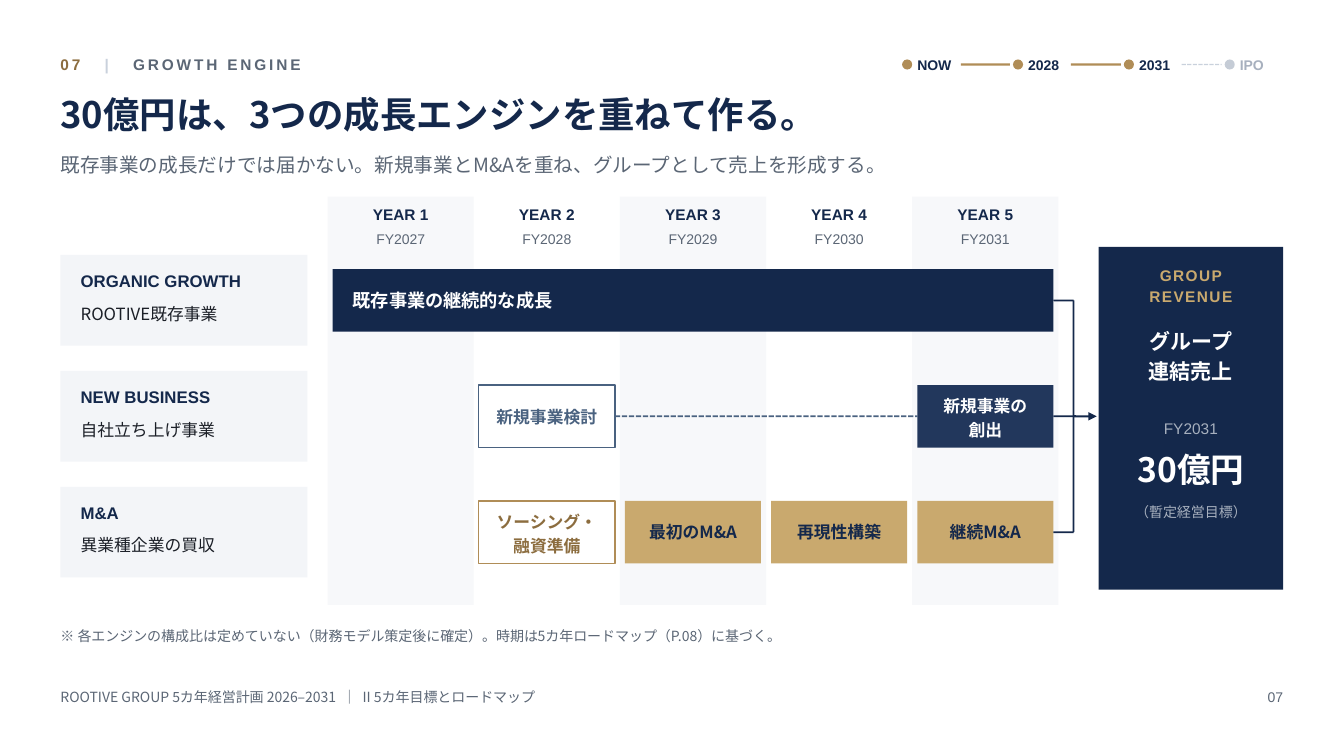
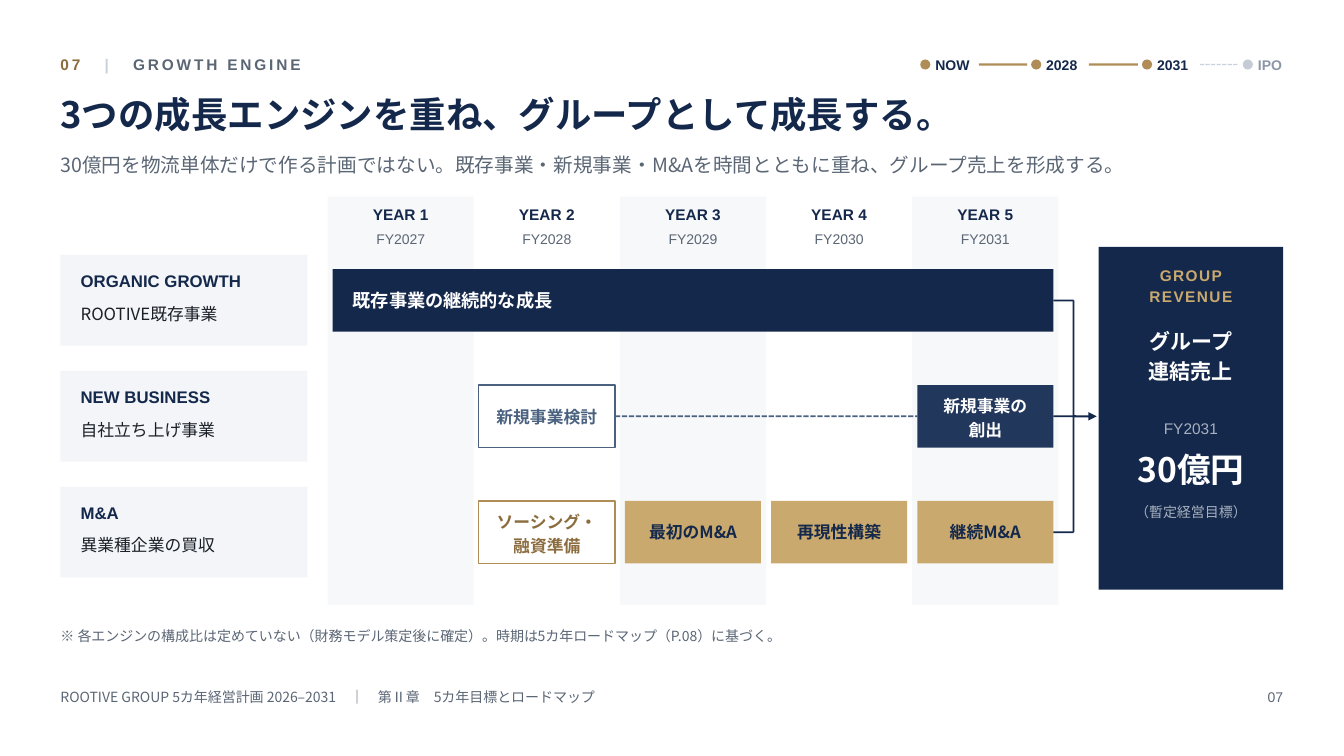
Before and after one commit to rootivebiz-create/ROOTIVE, a slide deck: slide 7 of docs/management-plan/ROOTIVE_GROUP_5year_plan_2026-2031.pptx. Drawn at 1344x756 pixels with LibreOffice and Linux fonts; fonts in the diff are those of the drawing. Boxes give left, top, right and bottom in pixels: in the first picture for what was removed or moved away, otherwise in the second. Text is boxed around its words. In the diff, an @@ line names an element or a change of style, - is before the commit and + after.

```diff
--- a/docs/management-plan/ROOTIVE_GROUP_5year_plan_2026-2031.pptx
+++ b/docs/management-plan/ROOTIVE_GROUP_5year_plan_2026-2031.pptx
@@ text "IPO": place and size @@
-text "IPO" at [1240, 60, 1264, 70]
+text "IPO" at [1258, 60, 1282, 70]
@@ text "IPO" at [1258, 60, 1282, 70]: text colour #A7B0BE to #8C96A6 @@
@@ 4 ellipses, 3 texts, 3 lines: place and size @@
-4 ellipses, 3 texts, 3 lines at [902, 59, 1235, 70]
+4 ellipses, 3 texts, 3 lines at [921, 59, 1253, 70]
@@ text at [60, 96, 952, 132]: text changed @@
-30億円は、3つの成長エンジンを重ねて作る。
+3つの成長エンジンを重ね、グループとして成長する。
@@ text at [60, 155, 1124, 174]: text changed @@
-既存事業の成長だけでは届かない。新規事業とM&Aを重ね、グループとして売上を形成する。
+30億円を物流単体だけで作る計画ではない。既存事業・新規事業・M&Aを時間とともに重ね、グループ売上を形成する。
@@ text at [60, 690, 595, 703]: text changed @@
-ROOTIVE GROUP 5カ年経営計画 2026–2031 ｜ II 5カ年目標とロードマップ
+ROOTIVE GROUP 5カ年経営計画 2026–2031 ｜ 第Ⅱ章 5カ年目標とロードマップ
```
Also in this commit, not shown: 23 other slides changed, 2 other files.
